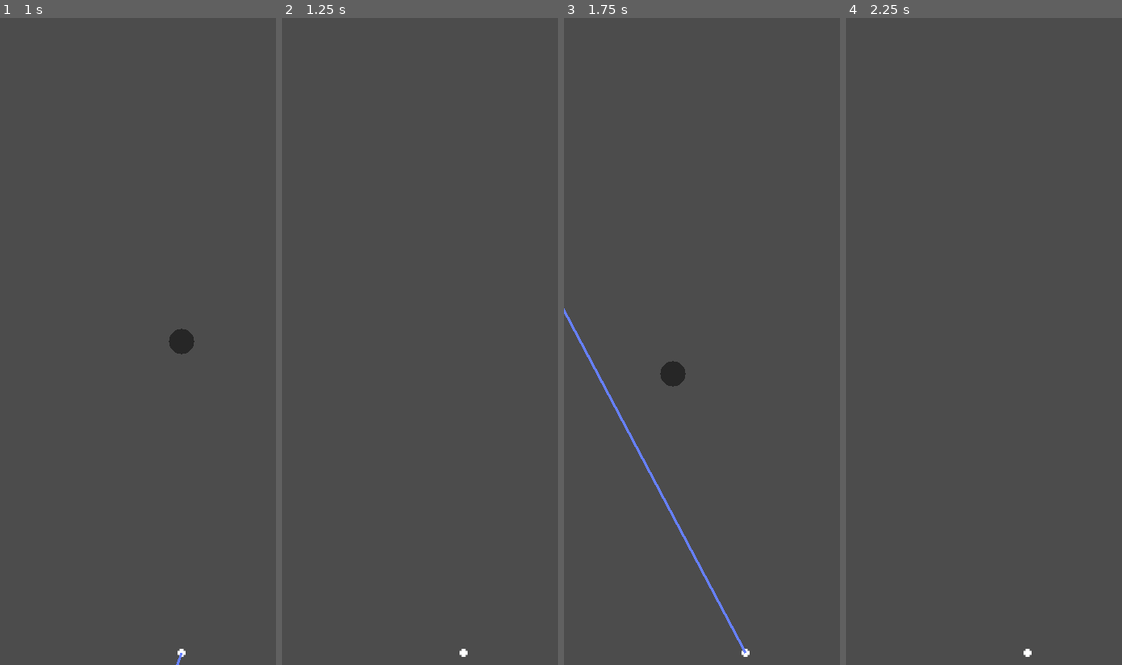
Above: before the commit, frames 1-4 (left to right).
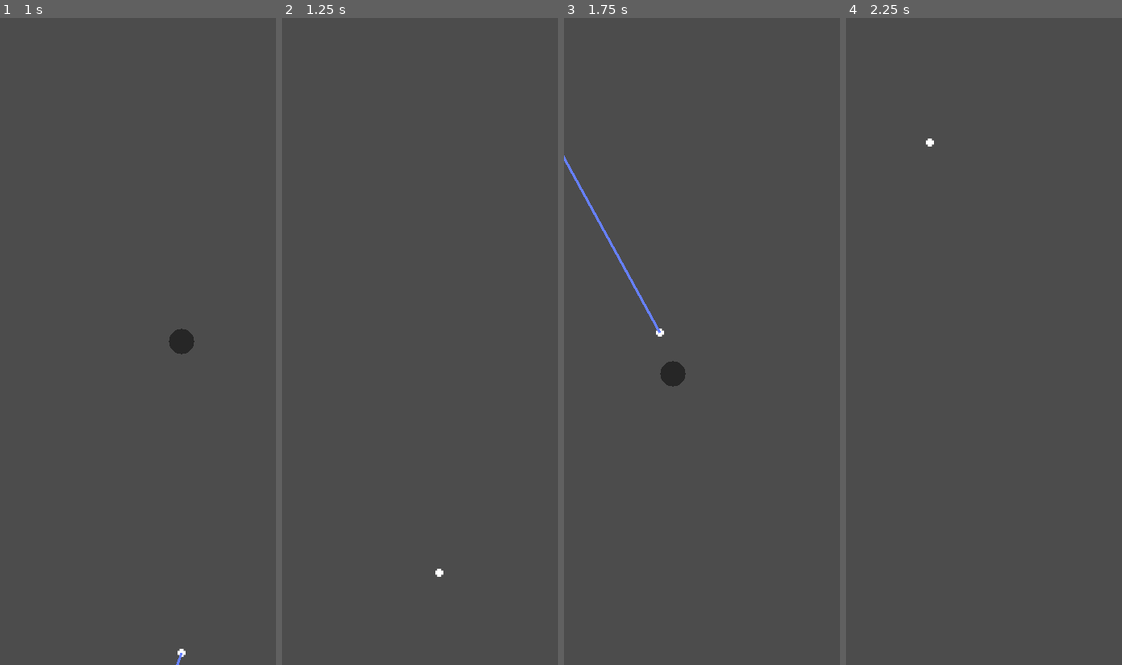
Above: after the commit, the same moments.

Repository: claucambra/BrickBuster
Game: Godot game, scene res://BrickBuster.tscn
Two runs of this game, one before a commit and one after it. Both use one fixed random seed, a clock stepped at 60 frames per second and the inputs below.
Inputs (mouse positions are in pixels of both pictures, inside the frame that each line leads up to):
- Up to frame 1 (1 s): tap Enter at 0.5 s; drag from (182, 341) to (218, 199) at 0.52 s
- Up to frame 2 (1.25 s): no input
- Up to frame 3 (1.75 s): drag from (671, 373) to (726, 470) at 1.27 s
- Up to frame 4 (2.25 s): move the mouse to (1064, 199) at 2.02 s; click (1064, 199) at 2.1 s

Frame 1 is identical in both runs. In frame 2, less than 0.1% of the frame differs, in the area x 55-68%, y 85-99%; in frame 3, 0.9%, in the area x 0-68%, y 21-99%; in frame 4, less than 0.1%.

Commit message:
Ball now launches in input mouse direction

Diff:
--- a/BrickBuster.tscn
+++ b/BrickBuster.tscn
@@ -53,7 +53,6 @@
 contact_monitor = true
 linear_damp = 0.0
 script = ExtResource( 2 )
-speed = 300.0
 
 [node name="Sprite" type="Sprite" parent="Ball"]
 scale = Vector2( 2, 2 )
@@ -73,6 +72,3 @@
 
 [node name="LaunchLine" type="Line2D" parent="."]
 width = 5.0
-
-[node name="Polygon2D" type="Polygon2D" parent="."]
-[connection signal="gui_input" from="LaunchControl" to="LaunchControl" method="_on_Control_gui_input"]
--- a/logic/Ball.gd
+++ b/logic/Ball.gd
@@ -7,11 +7,14 @@
 # var b = "text"
 
 var held = false
-export var speed = 250.0
+export var speed = 1
+
+func launch (vector):
+	apply_impulse(Vector2(0,0), vector.normalized() * speed)
 
 # Called when the node enters the scene tree for the first time.
-#func _ready():
-#	apply_impulse(Vector2(), Vector2(1, -1).normalized() * speed)
+# func _ready():
+
 
 # Called every frame. 'delta' is the elapsed time since the previous frame.
 #func _process(delta):
--- a/logic/LaunchInput.gd
+++ b/logic/LaunchInput.gd
@@ -6,6 +6,7 @@
 
 var drag_enabled = false
 var firstClickPosition = Vector2(0,0)
+onready var ball = get_node("../Ball")
 onready var line = get_node("../LaunchLine")
 
 # Called when the node enters the scene tree for the first time.
@@ -15,11 +16,15 @@
 
 
 # Called every frame. 'delta' is the elapsed time since the previous frame.
-func _process(delta):
-	var ballCenter = get_node("../Ball").global_position
+func _process(_delta):
+	var ballCenter = ball.global_position
 	var mousePosition = get_global_mouse_position()
 	var lineDirection = firstClickPosition - mousePosition
 	lineDirection = lineDirection.normalized()
+
+	if Input.is_action_just_pressed("click"):
+		firstClickPosition = get_global_mouse_position()
+		drag_enabled = true
 
 	# Line drawing and touch place responsibilities
 	update() # Updates _draw func
@@ -29,13 +34,10 @@
 		line.set_point_position(0, ballCenter)
 		line.set_point_position(1, lineDirection*10000)
 
+	if Input.is_action_just_released("click"): # Defined in input map
+		drag_enabled = false
+		ball.launch(lineDirection.normalized())
+
 func _draw():
 	if drag_enabled:
 		draw_circle(firstClickPosition, 25, ColorN("black", 0.5))
-
-func _on_Control_gui_input(event):
-	if event is InputEventMouseButton:
-		if event.button_index == BUTTON_LEFT:
-			drag_enabled = event.pressed
-			firstClickPosition = get_global_mouse_position()
-			#print(drag_enabled)
--- a/project.godot
+++ b/project.godot
@@ -27,6 +27,14 @@
 window/stretch/mode="2d"
 window/stretch/aspect="keep"
 
+[input]
+
+click={
+"deadzone": 0.5,
+"events": [ Object(InputEventMouseButton,"resource_local_to_scene":false,"resource_name":"","device":-1,"alt":false,"shift":false,"control":false,"meta":false,"command":false,"button_mask":0,"position":Vector2( 0, 0 ),"global_position":Vector2( 0, 0 ),"factor":1.0,"button_index":1,"pressed":false,"doubleclick":false,"script":null)
+ ]
+}
+
 [rendering]
 
 quality/driver/driver_name="GLES2"
